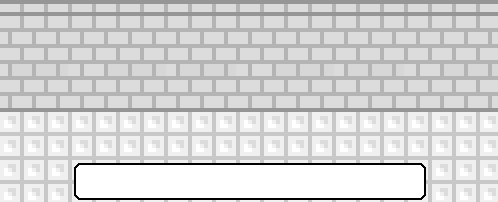
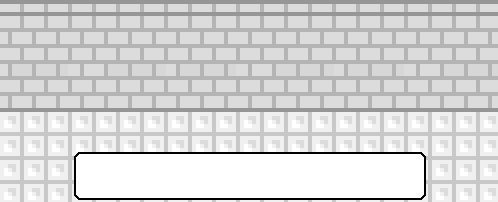
Layer changes from the first 498px x 202px image to the second:
painted on "Menu" over [74, 152, 426, 168]
painted on "Background" over [74, 152, 426, 168]
